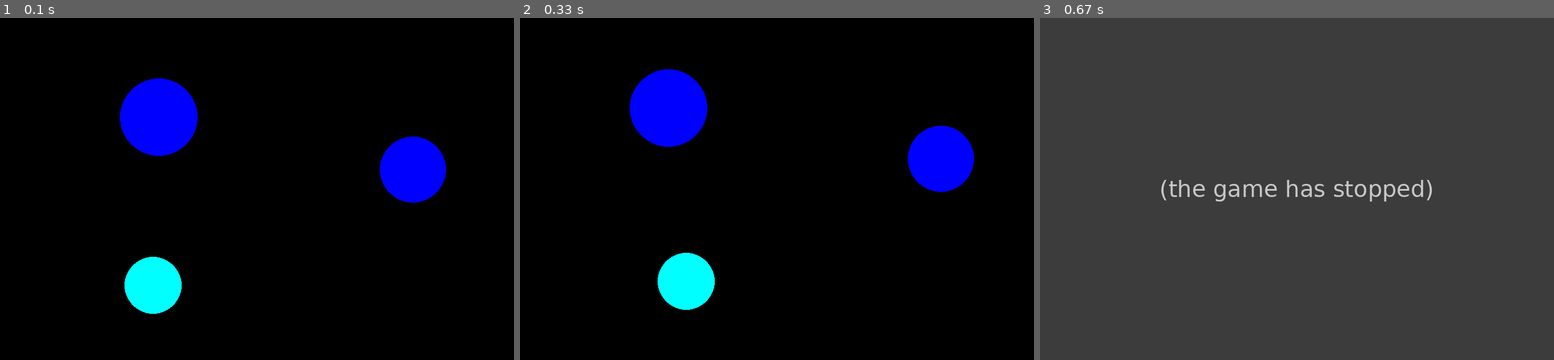
Above: before the commit, frames 1-3 (left to right).
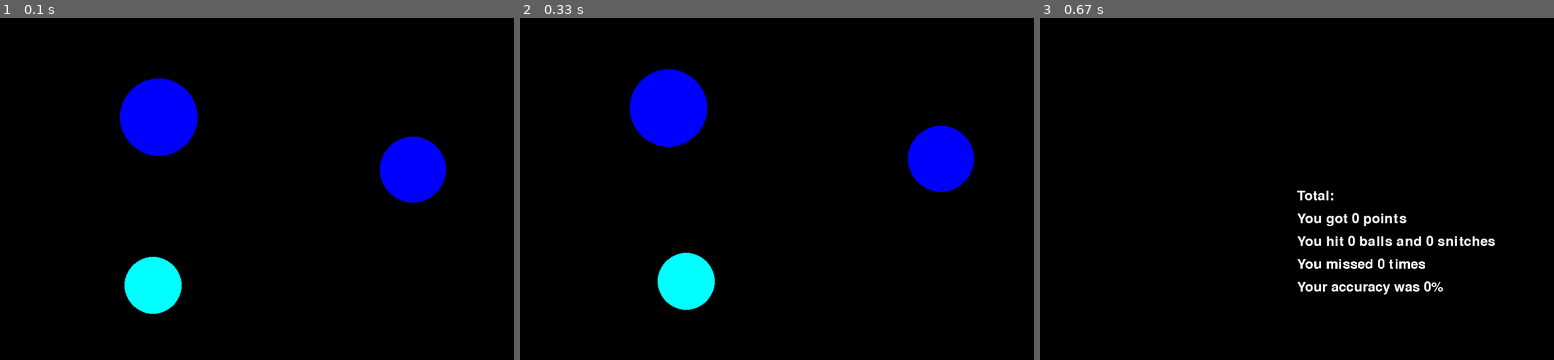
Above: after the commit, the same moments.

Repository: Midyadi/PythonTasks-2022
Game: pygame game, started from Classwork9/Pygame(2).py
Two runs of this game, one before a commit and one after it. Both use one fixed random seed, a clock stepped at 60 frames per second and the inputs below.
Inputs:
- Up to frame 1 (0.1 s): no input
- Up to frame 2 (0.33 s): no input
- Up to frame 3 (0.67 s): tap Esc at 0.33 s

Frames 1-2 are identical in both runs. In frame 3, 100% of the frame differs, in the area x 0-100%, y 0-100%.
Error before the commit: ZeroDivisionError: division by zero (Pygame(2).py line 264); the game stopped at 0.33 s (later frames are placeholders)

Commit message:
Catch the ball game final version

Diff:
--- a/Classwork9/Pygame(2).py
+++ b/Classwork9/Pygame(2).py
@@ -260,8 +260,12 @@
     points = font.render(f'You got {hit_counter} points', True, WHITE)
     hit = font.render(f'You hit {ball_counter} balls and {snitch_counter} snitches', True, WHITE)
     miss = font.render(f'You missed {miss_counter} times', False, WHITE)
+    if (ball_counter + snitch_counter + miss_counter) != 0:
+        accuracy_number = round((ball_counter + snitch_counter) / (ball_counter + snitch_counter + miss_counter) * 100, 2)
+    else:
+        accuracy_number = 0
     accuracy = font.render(f'Your accuracy was '
-                           f'{round((ball_counter + snitch_counter) / (ball_counter + snitch_counter + miss_counter) * 100, 2)}%',
+                           f'{accuracy_number}%',
                            True, WHITE)
     texts = (total, points, hit, miss, accuracy)
     for i in range(len(texts)):
